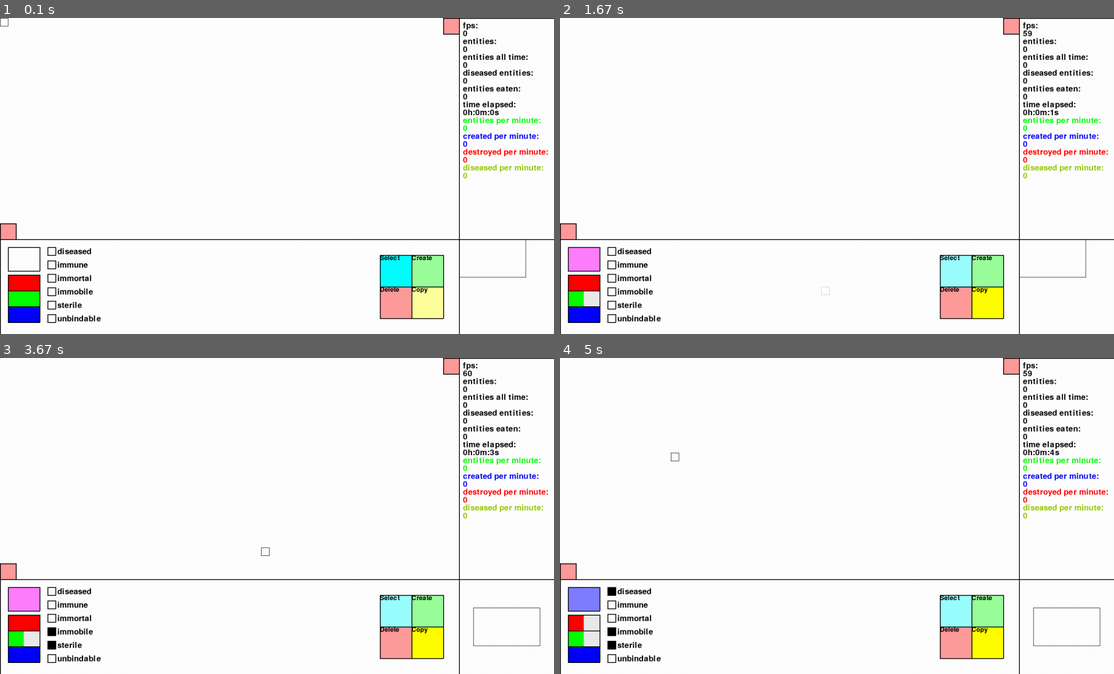
Above: before the commit, frames 1-4 (two rows, left to right).
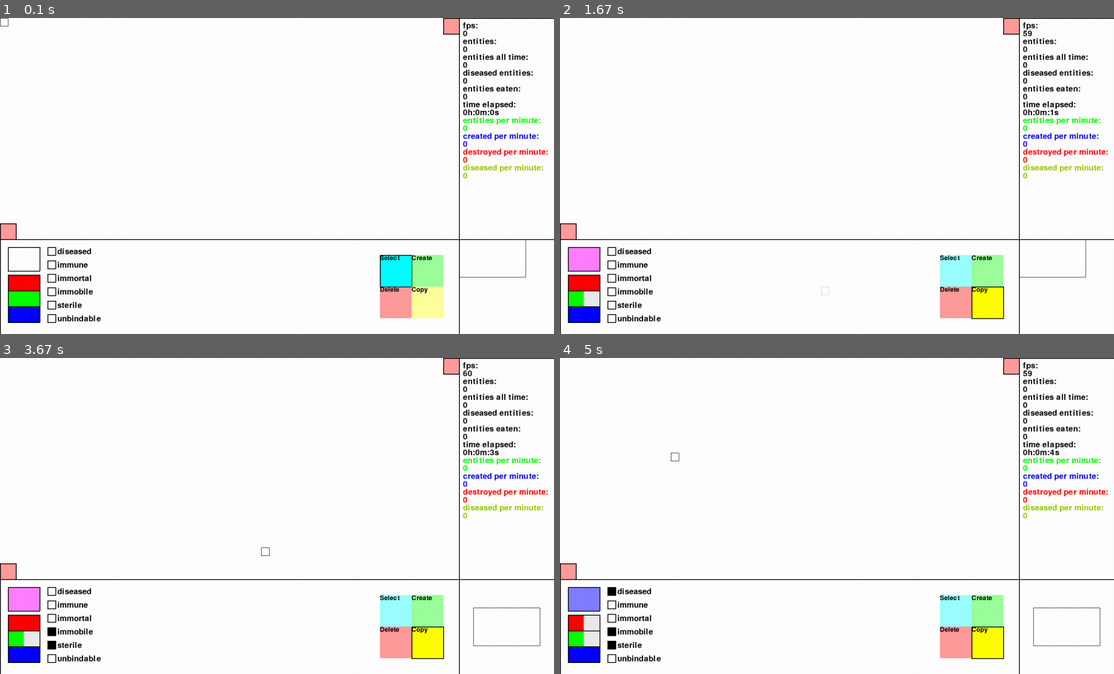
Above: after the commit, the same moments.

Repository: sbwhitt/pygame-life-simulation
Game: pygame game, started from main.py
Two runs of this game, one before a commit and one after it. Both use one fixed random seed, a clock stepped at 60 frames per second and the inputs below.
Inputs (mouse positions are in pixels of both pictures, inside the frame that each line leads up to):
- Up to frame 1 (0.1 s): no input
- Up to frame 2 (1.67 s): press the mouse at (953, 270) at 0.37 s; move the mouse to (886, 179) at 0.47 s; release the mouse at (814, 90) at 0.6 s; tap Enter at 0.67 s; press the mouse at (986, 302) at 1.03 s; move the mouse to (953, 217) at 1.13 s; release the mouse at (925, 131) at 1.27 s; press the mouse at (582, 299) at 1.37 s; move the mouse to (704, 296) at 1.47 s; release the mouse at (825, 289) at 1.6 s
- Up to frame 3 (3.67 s): press the mouse at (22, 639) at 1.7 s; move the mouse to (94, 528) at 1.8 s; release the mouse at (171, 418) at 1.93 s; press the mouse at (49, 629) at 2.03 s; move the mouse to (60, 617) at 2.13 s; release the mouse at (66, 604) at 2.27 s; press the mouse at (49, 645) at 2.37 s; move the mouse to (60, 595) at 2.47 s; release the mouse at (72, 541) at 2.6 s; click (5, 572) at 2.72 s; press the mouse at (504, 626) at 3.03 s; move the mouse to (293, 525) at 3.13 s; release the mouse at (88, 421) at 3.27 s; press the mouse at (5, 664) at 3.37 s; move the mouse to (138, 607) at 3.47 s; release the mouse at (265, 550) at 3.6 s
- Up to frame 4 (5 s): press the mouse at (565, 664) at 3.7 s; move the mouse to (604, 563) at 3.8 s; release the mouse at (643, 462) at 3.93 s; press the mouse at (565, 664) at 4.03 s; move the mouse to (742, 645) at 4.13 s; release the mouse at (920, 626) at 4.27 s; press the mouse at (609, 591) at 4.37 s; move the mouse to (637, 550) at 4.47 s; release the mouse at (659, 509) at 4.6 s; press the mouse at (582, 623) at 4.7 s; move the mouse to (626, 541) at 4.8 s; release the mouse at (676, 459) at 4.93 s

The runs differ from the first frame. In frame 1, 0.2% of the frame differs, in the area x 68-81%, y 74-96%; in frame 2, 0.2%; in frame 3, 0.2%; in frame 4, 0.2%.

Commit message:
add copy

Diff:
--- a/src/app.py
+++ b/src/app.py
@@ -177,20 +177,23 @@
         if self.i_map.active:
             return
         if buttons[settings.LEFT_CLICK]:
-            # need something better than this, and this doesn't work
-            # if self.bottom_panel.actions.selected_option == settings.ACTION_MENU_OPTIONS[3]:
-            #     atts = self.mouse.copy_selected(self.e_man, utils.get_tile_pos(pygame.mouse.get_pos()))
-            #     self.bottom_panel.set_attributes(atts)
-            self.mouse.drag(settings.LEFT_CLICK)
+            # copy is a special case here
+            if self.bottom_panel.get_selected_action() == settings.ACTION_MENU_OPTIONS[3]:
+                atts = self.mouse.copy_selected(self.e_man,
+                                                utils.get_tile_pos(pygame.mouse.get_pos(),
+                                                offset=self.window.offset))
+                if atts: self.bottom_panel.set_attributes(atts)
+            else: self.mouse.drag(settings.LEFT_CLICK)
         elif self.mouse.dragging[settings.LEFT_CLICK]:
-            shift = (pygame.K_LSHIFT in self.keys or pygame.K_RIGHT in self.keys)
+            shift = (pygame.K_LSHIFT in self.keys or pygame.K_RSHIFT in self.keys)
             self.mouse.execute_left_click(self.bottom_panel.actions.selected_option,
                                           self.e_man,
                                           self.bottom_panel.get_attributes(),
                                           shift)
         if buttons[settings.MIDDLE_CLICK]:
             self.mouse.spawn_outward(self.e_man,
-                                     utils.get_tile_pos(pygame.mouse.get_pos()),
+                                     utils.get_tile_pos(pygame.mouse.get_pos(),
+                                                        offset=self.window.offset),
                                      self.bottom_panel.get_attributes(),
                                      self.clock.time)
         else:
--- a/src/interface/components/action_menu.py
+++ b/src/interface/components/action_menu.py
@@ -22,7 +22,6 @@
             self.render_hover(screen)
         else:
             self.render_transparent(screen)
-            self.render_border(screen)
         self._render_option_text(screen)
 
     # helpers
@@ -73,7 +72,6 @@
         return ops
 
     def _build_option(self, option: str, offset: int, color: pygame.Color) -> ActionMenuOption:
-        print(self.positions)
         p_off = utils.multiply_twoples(self.positions[offset], (ActionMenuOptionStyle.WIDTH, ActionMenuOptionStyle.HEIGHT))
         p_adj = utils.add_twoples(self.pos, p_off)
         return ActionMenuOption(option, p_adj, color)
--- a/src/interface/components/color_picker.py
+++ b/src/interface/components/color_picker.py
@@ -74,11 +74,12 @@
     def set_color(self, color: pygame.Color) -> None:
         for o in self.options:
             if o.option == settings.COLOR_PICKER_OPTIONS[0]:
-                o.set_color_value(o.control_color.r/color.r, pygame.Color(color.r, 0, 0))
+                o.set_color_value(color.r / o.control_color.r, pygame.Color(color.r, 0, 0))
             elif o.option == settings.COLOR_PICKER_OPTIONS[1]:
-                o.set_color_value(o.control_color.g/color.g, pygame.Color(0, color.g, 0))
+                o.set_color_value(color.g / o.control_color.g, pygame.Color(0, color.g, 0))
             elif o.option == settings.COLOR_PICKER_OPTIONS[2]:
-                o.set_color_value(o.control_color.b/color.b, pygame.Color(0, 0, color.b))
+                o.set_color_value(color.b / o.control_color.b, pygame.Color(0, 0, color.b))
+        self._set_current_color()
 
     # helpers
 
--- a/src/interface/mouse.py
+++ b/src/interface/mouse.py
@@ -126,6 +126,7 @@
         self.dragging[button] = False
 
     # helpers
+
     def _start_drag(self, button: int) -> None:
         self.dragging[button] = True
         m_pos = pygame.mouse.get_pos()
--- a/src/interface/panels/bottom_panel.py
+++ b/src/interface/panels/bottom_panel.py
@@ -59,6 +59,9 @@
             self._toggle_hide_choosers()
             self._toggle_hide_actions()
 
+    def get_selected_action(self) -> str:
+        return self.actions.selected_option.option
+
     def get_attributes(self) -> dict:
         atts = {}
         atts["color"] = self.color_picker.current_color
--- a/src/interface/panels/side_panel.py
+++ b/src/interface/panels/side_panel.py
@@ -80,5 +80,3 @@
         # self.stats.add_stat("eaten per minute: ",
         #                     str(int(metrics.get_rate("eaten"))),
         #                     colors.ORANGE)
-
-    # helpers
